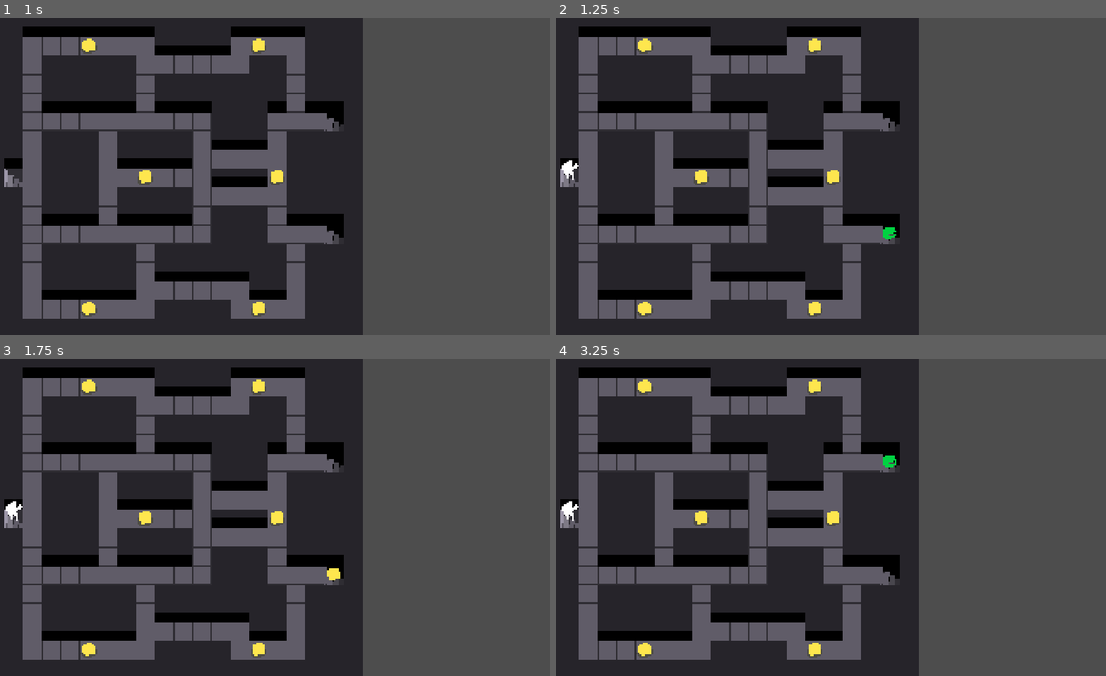
Above: before the commit, frames 1-4 (two rows, left to right).
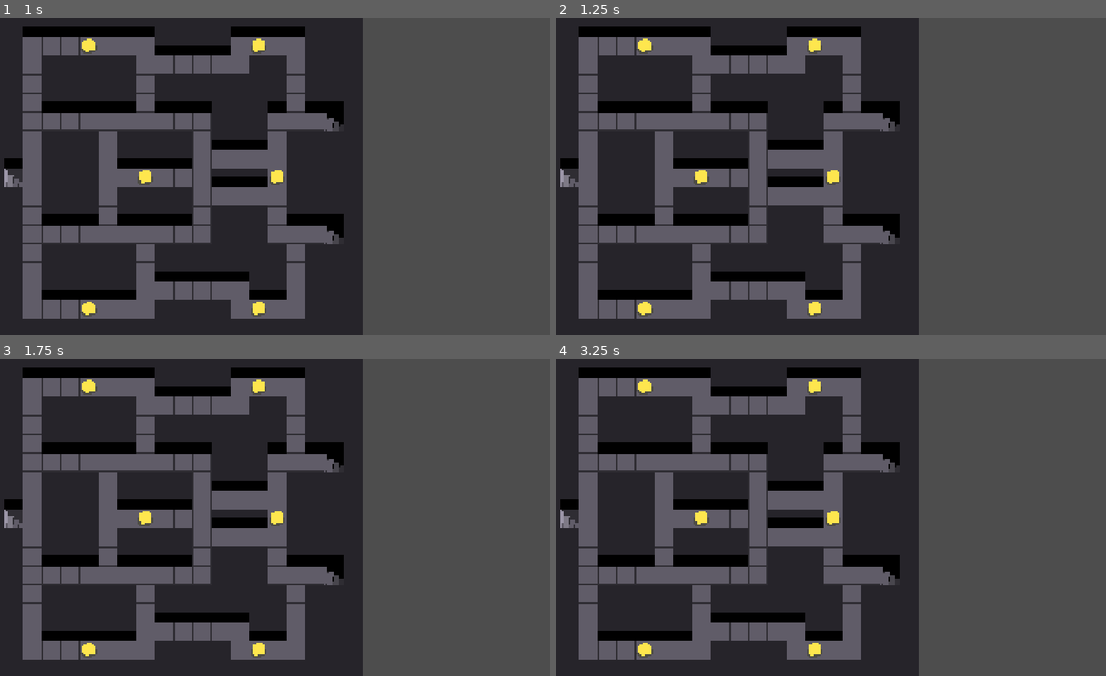
Above: after the commit, the same moments.

Repository: NunoDasNeves/igc-jam-godot-template
Game: Godot game, scene res://main.tscn
Same seed, same stepped clock (60 frames per second), same inputs: the game is played once before the commit and once after it.
Inputs:
- Up to frame 1 (1 s): tap Enter at 0.5 s; hold D (Right) from 0.53 s (still down); tap Z (Attack) at 0.6 s
- Up to frame 2 (1.25 s): keep holding D (Right)
- Up to frame 3 (1.75 s): release D (Right) at 1.28 s; hold S (Down) from 1.28 s (still down); tap X (Interact) at 1.35 s
- Up to frame 4 (3.25 s): tap Space at 2 s; release S (Down) at 2.03 s; hold D (Right) 2.03-2.78 s; hold K 2.03-2.78 s; tap Enter at 2.75 s; hold W (Up) from 2.78 s (still down); tap Z (Attack) at 2.85 s

Frame 1 is identical in both runs. In frame 2, 0.2% of the frame differs, in the area x 1-62%, y 44-70%; in frame 3, 0.2%; in frame 4, 0.2%.

Commit message:
add navigation and physics layers to tileset

Diff:
--- a/tilesets/test_tileset.tres
+++ b/tilesets/test_tileset.tres
@@ -1,14 +1,23 @@
-[gd_resource type="TileSet" load_steps=3 format=3 uid="uid://woxckrqp2r8f"]
+[gd_resource type="TileSet" load_steps=4 format=3 uid="uid://woxckrqp2r8f"]
 
 [ext_resource type="Texture2D" uid="uid://b2ua1p7w0voks" path="res://tilesets/tilemap-test.png" id="1_rlcim"]
+
+[sub_resource type="NavigationPolygon" id="NavigationPolygon_rlcim"]
+vertices = PackedVector2Array(32, 32, -32, 32, -32, -32, 32, -32)
+polygons = Array[PackedInt32Array]([PackedInt32Array(0, 1, 2, 3)])
+outlines = Array[PackedVector2Array]([PackedVector2Array(-32, -32, 32, -32, 32, 32, -32, 32)])
+agent_radius = 0.0
 
 [sub_resource type="TileSetAtlasSource" id="TileSetAtlasSource_8n1lv"]
 texture = ExtResource("1_rlcim")
 texture_region_size = Vector2i(64, 64)
 0:0/0 = 0
+0:0/0/navigation_layer_0/polygon = SubResource("NavigationPolygon_rlcim")
 0:1/0 = 0
+0:1/0/physics_layer_0/polygon_0/points = PackedVector2Array(-32, -32, 32, -32, 32, 32, -32, 32)
 0:1/0/custom_data_0 = true
 0:2/0 = 0
+0:2/0/physics_layer_0/polygon_0/points = PackedVector2Array(-32, -32, 32, -32, 32, 32, -32, 32)
 0:2/0/custom_data_0 = true
 0:3/0 = 0
 0:4/0 = 0
@@ -20,6 +29,9 @@
 
 [resource]
 tile_size = Vector2i(64, 64)
+physics_layer_0/collision_layer = 15
+physics_layer_0/collision_mask = 0
+navigation_layer_0/layers = 1
 custom_data_layer_0/name = "wall"
 custom_data_layer_0/type = 1
 custom_data_layer_1/name = "stairs_up"
